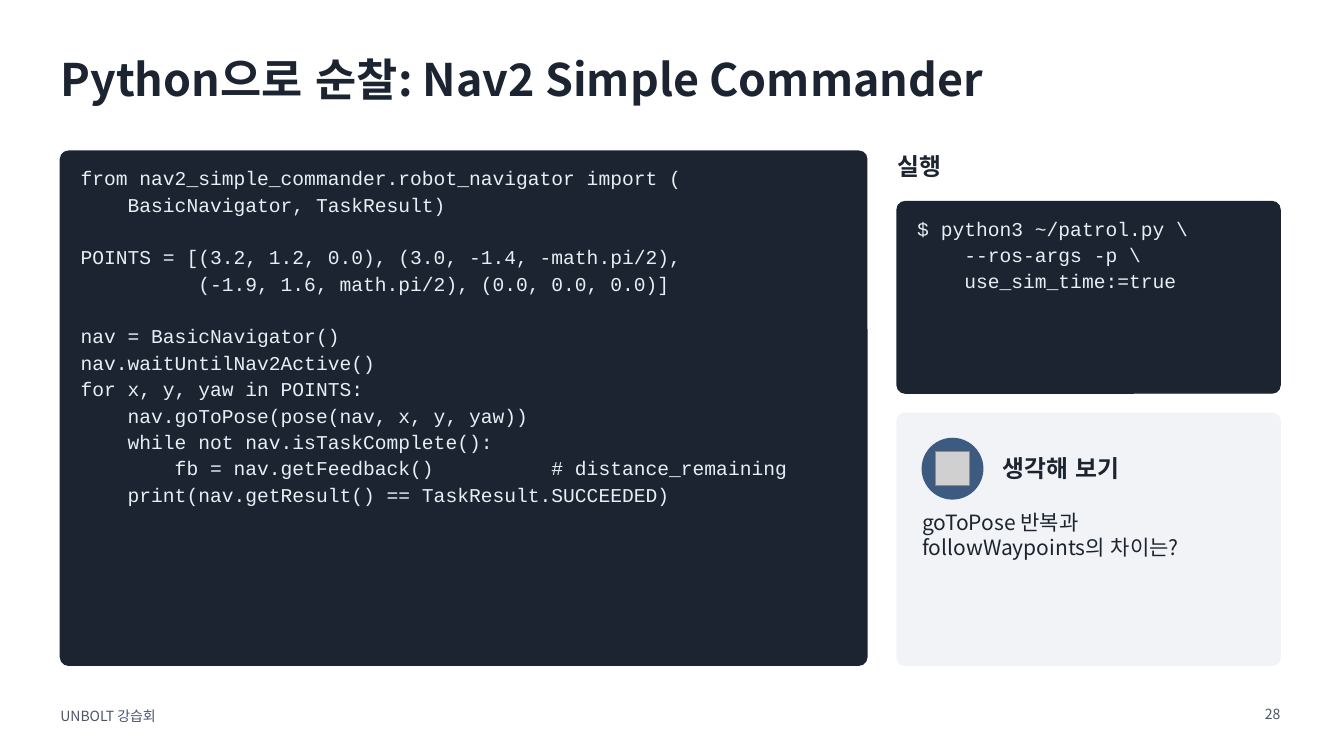
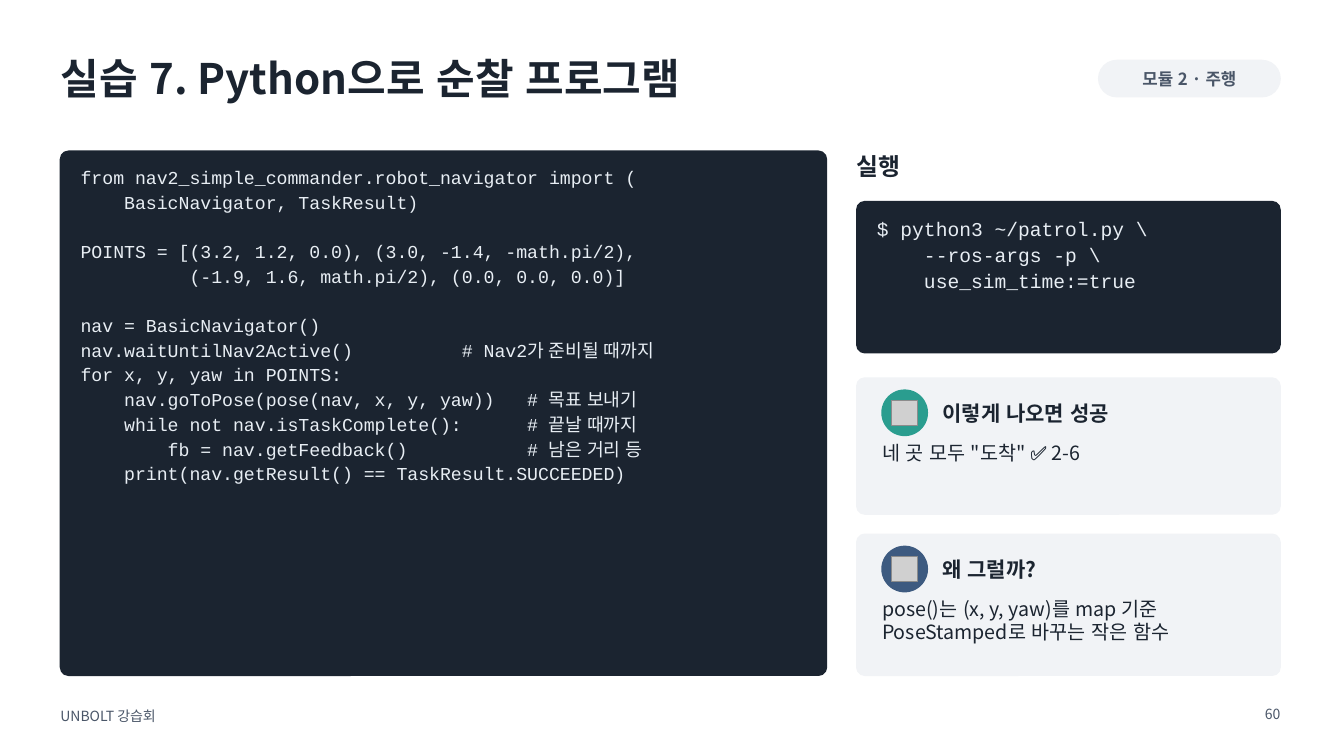
Before and after one commit to sejiny3/AIRLAB, a slide deck: slide 60 of workshop/slides/UNBOLT_workshop.pptx (slide 28 before the commit). Drawn at 1344x756 pixels with LibreOffice and Linux fonts; fonts in the diff are those of the drawing; grey boxes stand for pictures. Boxes give left, top, right and bottom in pixels: in the first picture for what was removed or moved away, otherwise in the second. Text is boxed around its words. In the diff, an @@ line names an element or a change of style, - is before the commit and + after.

```diff
--- a/workshop/slides/UNBOLT_workshop.pptx
+++ b/workshop/slides/UNBOLT_workshop.pptx
@@ title at bbox=[60, 58, 680, 104]: text changed; size 32 to 30 pt @@
-Python으로 순찰: Nav2 Simple Commander
+실습 7. Python으로 순찰 프로그램
@@ rounded rectangle added at bbox=[1099, 60, 1280, 97], fill #F1F3F6, outline #F1F3F6 1 pt @@
@@ text added at bbox=[1142, 71, 1237, 87], 12 pt, text #4A5668, bold @@
+모듈 2 · 주행
@@ rounded rectangle: place and size @@
-rounded rectangle at bbox=[60, 151, 867, 665]
+rounded rectangle at bbox=[60, 151, 827, 676]
@@ text at bbox=[81, 171, 636, 484]: size 14 to 13 pt in "from nav2_simple_commander.robot_navigator import (", "BasicNavigator, TaskResult)", "POINTS = [(3.2, 1.2, 0.0), (3.0, -1.4, ...", "(-1.9, 1.6, math.pi/2), (0.0, 0.0, 0.0)]" and 3 more places @@
@@ text "실행": place and size @@
-text "실행" at bbox=[897, 155, 941, 177]
+text "실행" at bbox=[857, 155, 901, 177]
@@ rounded rectangle: place and size @@
-rounded rectangle at bbox=[897, 202, 1280, 393]
+rounded rectangle at bbox=[857, 202, 1280, 353]
@@ text "$ python3 ~/patrol.py \": place and size @@
-text "$ python3 ~/patrol.py \" at bbox=[941, 222, 1176, 290]
+text "$ python3 ~/patrol.py \" at bbox=[900, 222, 1136, 290]
@@ text at bbox=[81, 342, 654, 361]: text changed; size 14 to 13 pt @@
-nav.waitUntilNav2Active()
+nav.waitUntilNav2Active() # Nav2가 준비될 때까지
@@ rounded rectangle added at bbox=[857, 378, 1280, 514], fill #F1F3F6, outline #F1F3F6 1 pt @@
@@ text at bbox=[124, 391, 643, 460]: text changed; size 14 to 13 pt @@
-nav.goToPose(pose(nav, x, y, yaw))
-while not nav.isTaskComplete():
-fb = nav.getFeedback() # distance_remaining
+nav.goToPose(pose(nav, x, y, yaw)) # 목표 보내기
+while not nav.isTaskComplete(): # 끝날 때까지
+fb = nav.getFeedback() # 남은 거리 등
@@ ellipse added at bbox=[882, 390, 928, 436], fill #2A9D8F, outline #2A9D8F 1 pt @@
@@ picture added at bbox=[892, 400, 918, 425] @@
@@ text added at bbox=[943, 403, 1109, 423], 15 pt, text #1B2430, bold @@
+이렇게 나오면 성공
@@ text added at bbox=[882, 443, 1081, 462], 14 pt, text #1B2430 @@
+네 곳 모두 "도착" ✅ 2-6
@@ text removed at bbox=[1003, 457, 1119, 479] @@
-생각해 보기
@@ proportions changed in 3 elements at bbox=[60, 151, 827, 676], bbox=[857, 202, 1280, 353], bbox=[857, 534, 1280, 676] @@
@@ rounded rectangle: place and size @@
-rounded rectangle at bbox=[897, 413, 1280, 665]
+rounded rectangle at bbox=[857, 534, 1280, 676]
@@ text removed at bbox=[922, 512, 1179, 560] @@
-goToPose 반복과
-followWaypoints의 차이는?
@@ ellipse: place and size @@
-ellipse at bbox=[923, 439, 983, 499]
+ellipse at bbox=[882, 546, 928, 592]
@@ picture: place and size @@
-picture at bbox=[936, 452, 970, 486]
+picture at bbox=[892, 557, 918, 582]
@@ text added at bbox=[943, 559, 1037, 579], 15 pt, text #1B2430, bold @@
+왜 그럴까?
@@ text added at bbox=[882, 599, 1169, 644], 14 pt, text #1B2430 @@
+pose()는 (x, y, yaw)를 map 기준 PoseStamped로 바꾸는 작은 함수
@@ page number at bbox=[1265, 708, 1281, 719]: text changed @@
-28
+60
```
Also in this commit, not shown: 30 other slides changed, 96 slides added, 21 slides removed, 24 other files.
